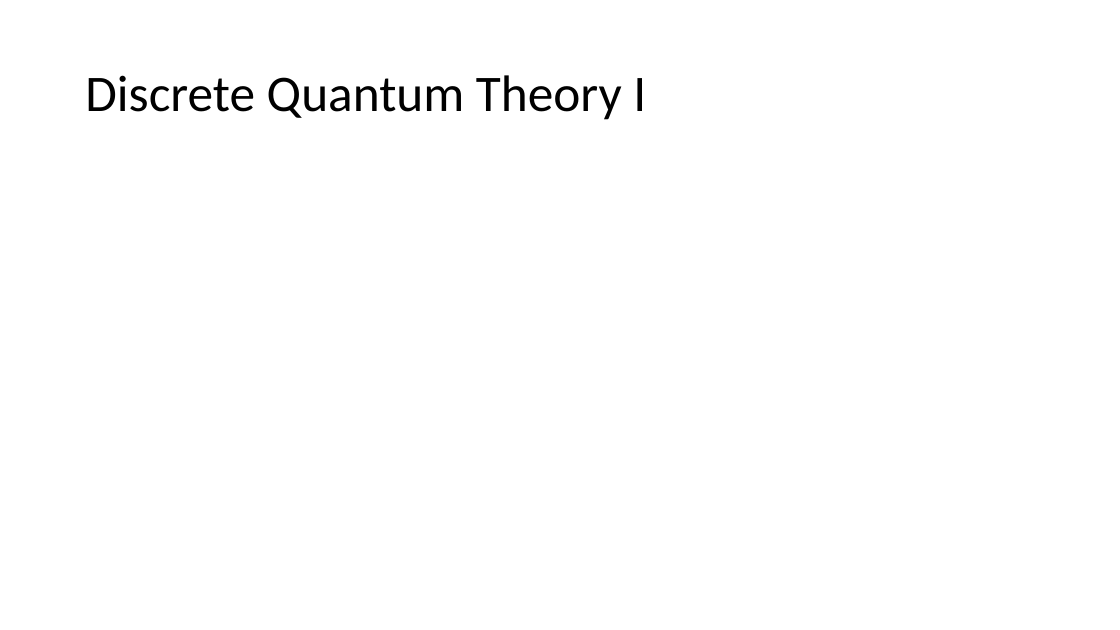
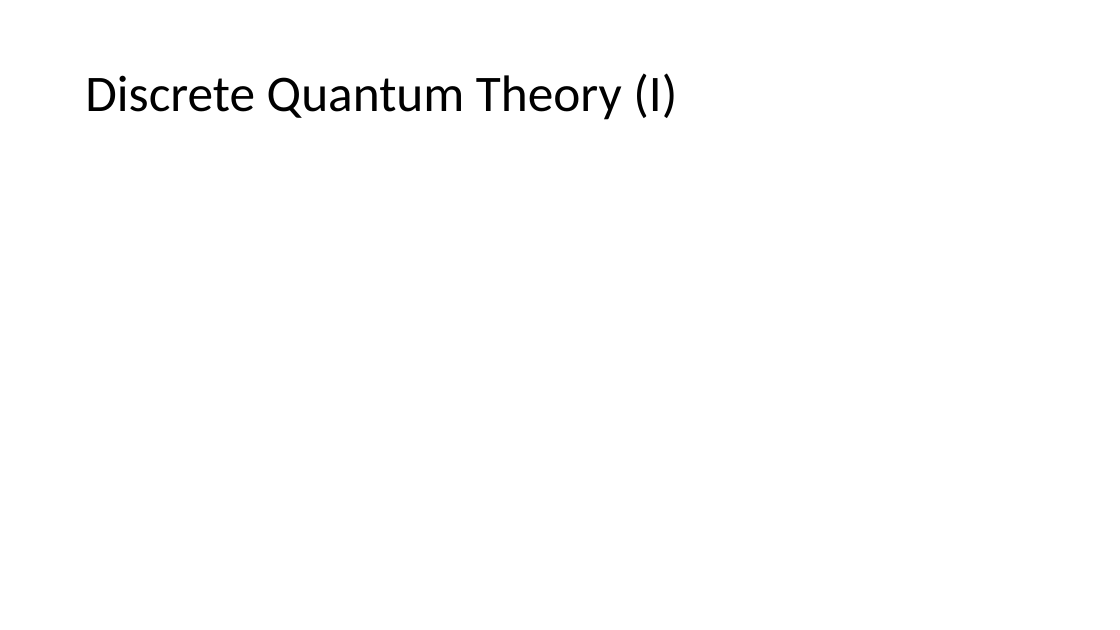
Before and after one commit to yuttai/Contextuality-and-Nonlocality-in-Discrete-Quantum-Theory, a slide deck: slide 19 of defense.pptx. Drawn at 1120x630 pixels with LibreOffice and Linux fonts; fonts in the diff are those of the drawing; grey boxes stand for pictures. Boxes give left, top, right and bottom in pixels: in the first picture for what was removed or moved away, otherwise in the second. Text is boxed around its words. In the diff, an @@ line names an element or a change of style, - is before the commit and + after.

```diff
--- a/defense.pptx
+++ b/defense.pptx
@@ title at [85,73,677,120]: text changed @@
-Discrete Quantum Theory I
+Discrete Quantum Theory (I)
```
Also in this commit, not shown: 2 other slides changed, 5 slides added, 3 other files.
